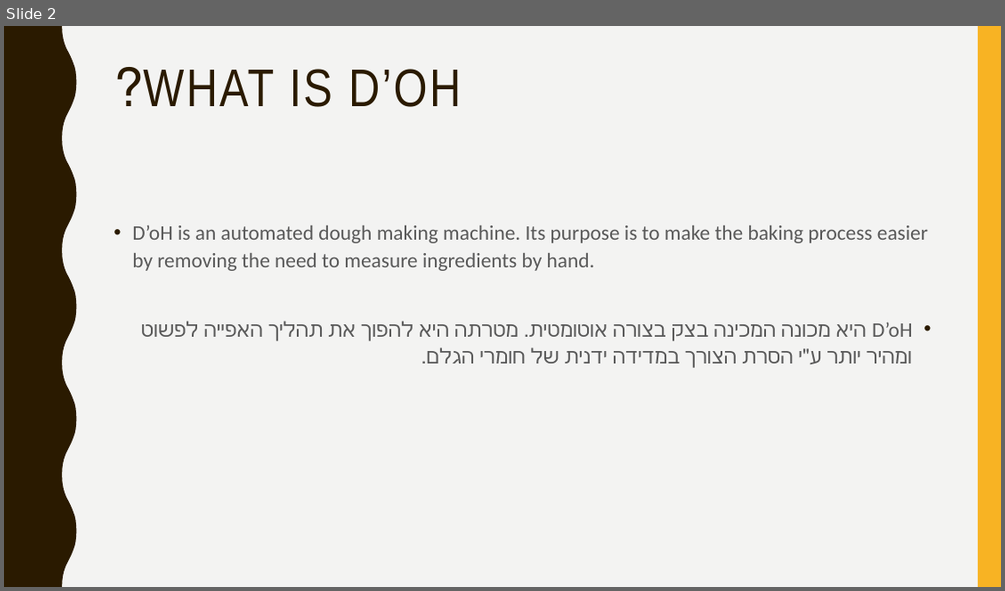
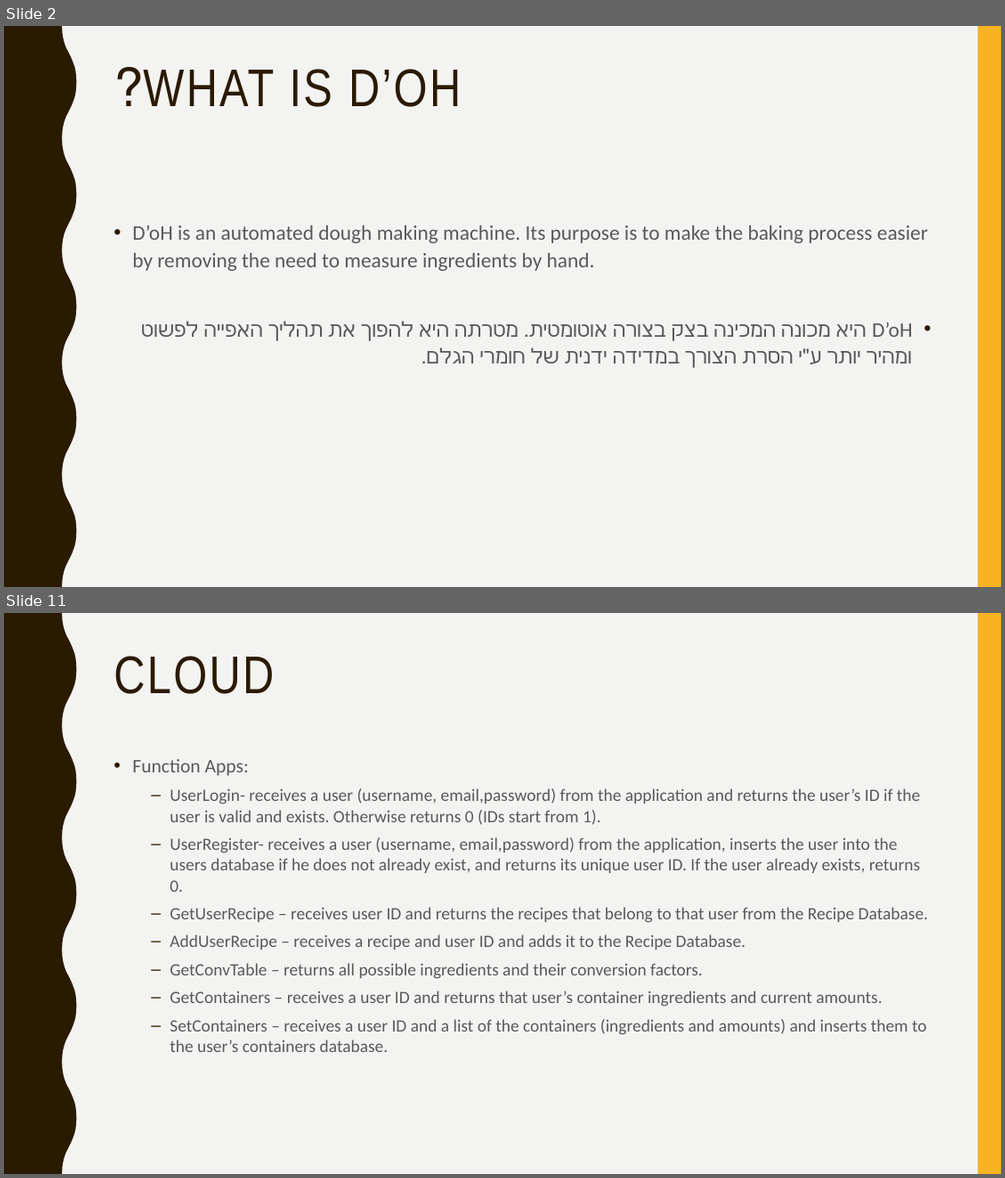
Before and after one commit to MetalYos/ArduinoProject, a slide deck: Project.pptx. Shown one above the other, each under a label of ours: slide 2 before the commit, slides 2 and 11 after it; the slides between them are not shown. The pictures are 1005x591 and 1005x1178 pixels, drawn with LibreOffice and Linux fonts; fonts in the diff are those of the drawing. Boxes give left, top, right and bottom in pixels: in the first picture for what was removed or moved away, otherwise in the second. Text is boxed around its words. In the diff, an @@ line names an element or a change of style, - is before the commit and + after.

```diff
--- a/Project.pptx
+++ b/Project.pptx
@@ slide 11 added at box(4, 613, 1001, 1174), background #F3F3F2; not listed: 2 template elements that a slide beside it also shows @@
@@ title added at box(113, 656, 274, 694), 51 pt, text #2A1A00 @@
+CLOUD
@@ text added at box(132, 759, 928, 1052), 16.6 pt, text #595959 @@
+• Function Apps:
+  – UserLogin- receives a user (username, email,password) from the application and returns the user’s ID if the user is valid and exists. Otherwise returns 0 (IDs start from 1).
+  – UserRegister- receives a user (username, email,password) from the application, inserts the user into the users database if he does not already exist, and returns its unique user ID. If the user already exists, returns 0.
+  – GetUserRecipe – receives user ID and returns the recipes that belong to that user from the Recipe Database.
+  – AddUserRecipe – receives a recipe and user ID and adds it to the Recipe Database.
+  – GetConvTable – returns all possible ingredients and their conversion factors.
+  – GetContainers – receives a user ID and returns that user’s container ingredients and current amounts.
+  – SetContainers – receives a user ID and a list of the containers (ingredients and amounts) and inserts them to the user’s containers database.
```
Also in this commit, not shown: 4 slides changed, 5 other slides added, 3 slides removed, 1 other file.
